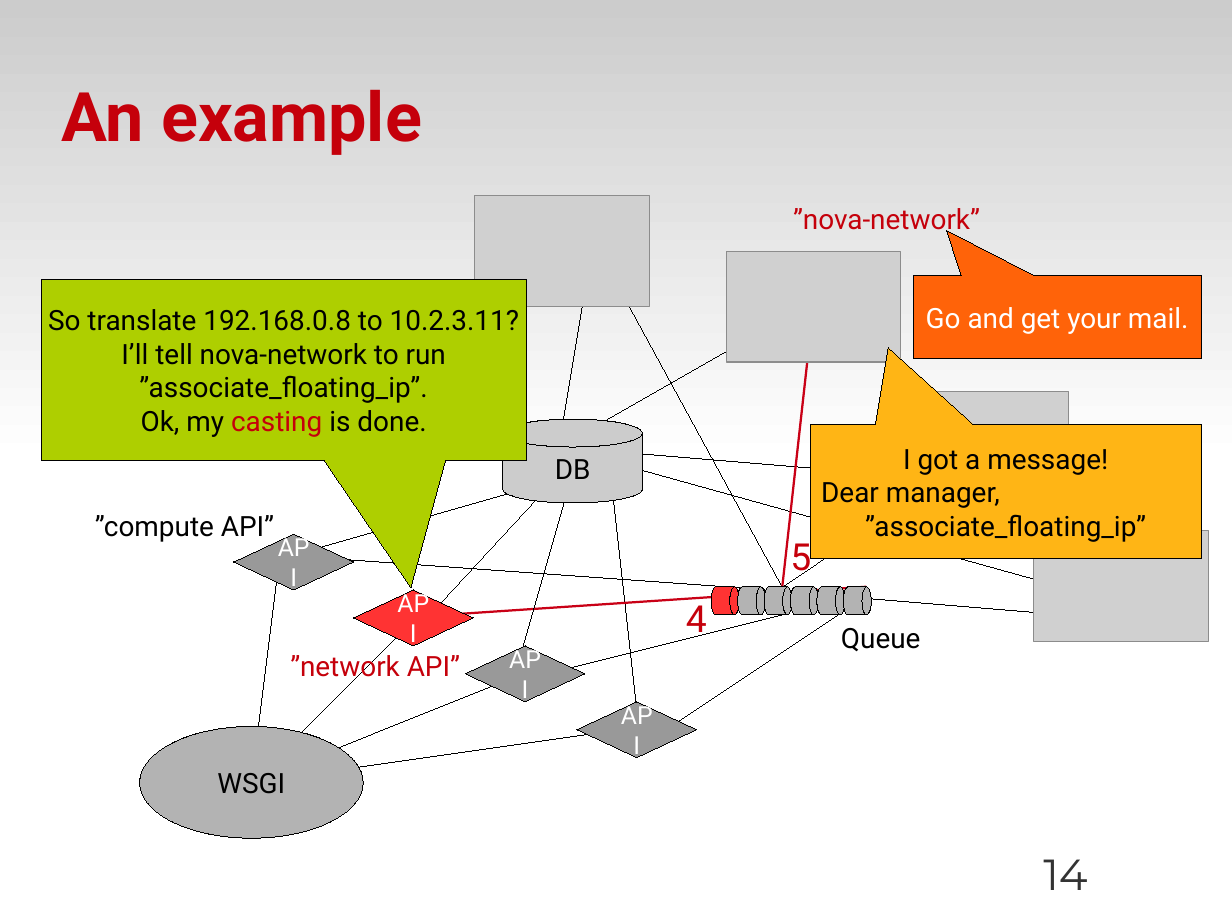
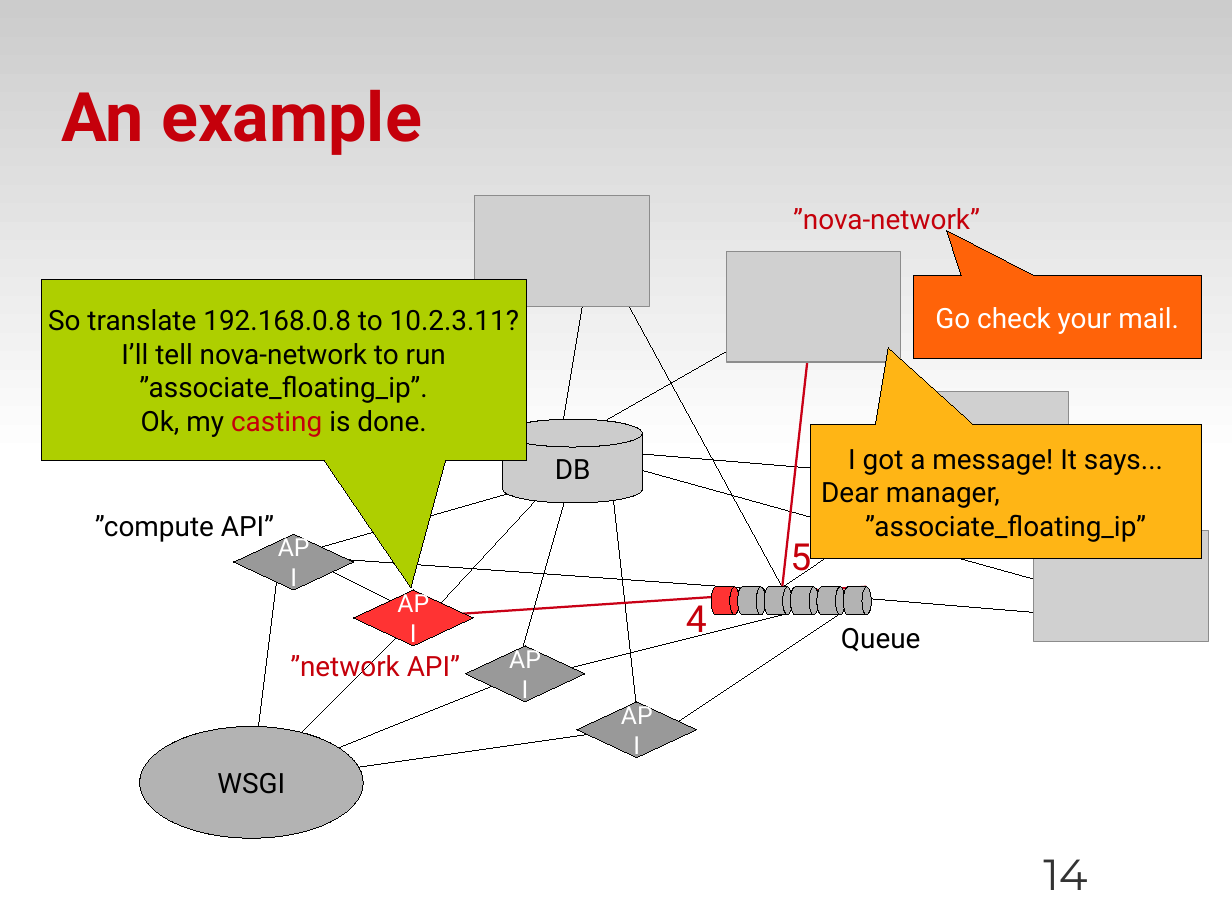
Before and after one commit to zyluo/talk-COSUG-2012, a slide deck: slide 14 of COSUG-2012-LZY.odp. Drawn at 1232x924 pixels with LibreOffice and Linux fonts; fonts in the diff are those of the drawing; grey boxes stand for pictures; background and template pictures are left out. Boxes give left, top, right and bottom in pixels: in the first picture for what was removed or moved away, otherwise in the second. Text is boxed around its words. In the diff, an @@ line names an element or a change of style, - is before the commit and + after.

Commit message:
fix even more typos

```diff
--- a/COSUG-2012-LZY.odp
+++ b/COSUG-2012-LZY.odp
@@ text in speech box at bbox=[935, 307, 1179, 334]: text changed @@
-Go and get your mail.
+Go check your mail.
@@ text in speech box at bbox=[848, 449, 1163, 475]: text changed @@
-I got a message!
+I got a message! It says...
@@ line added from (307, 559) to (419, 615), #000000 0 pt @@
```
Also in this commit, not shown: 1 other slide changed.
